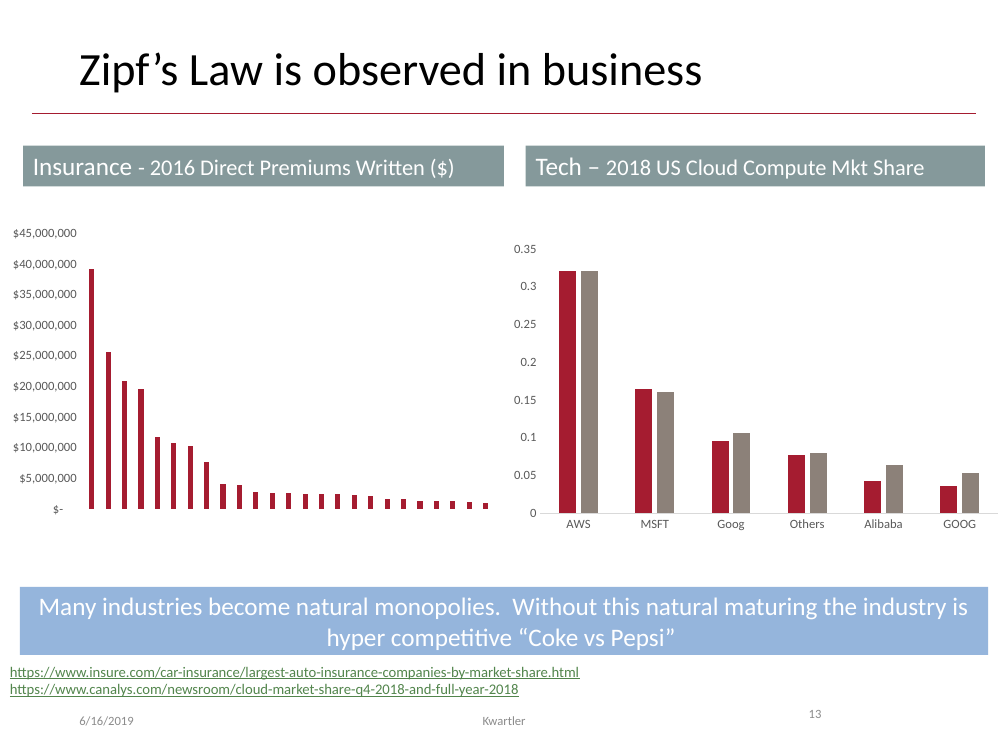
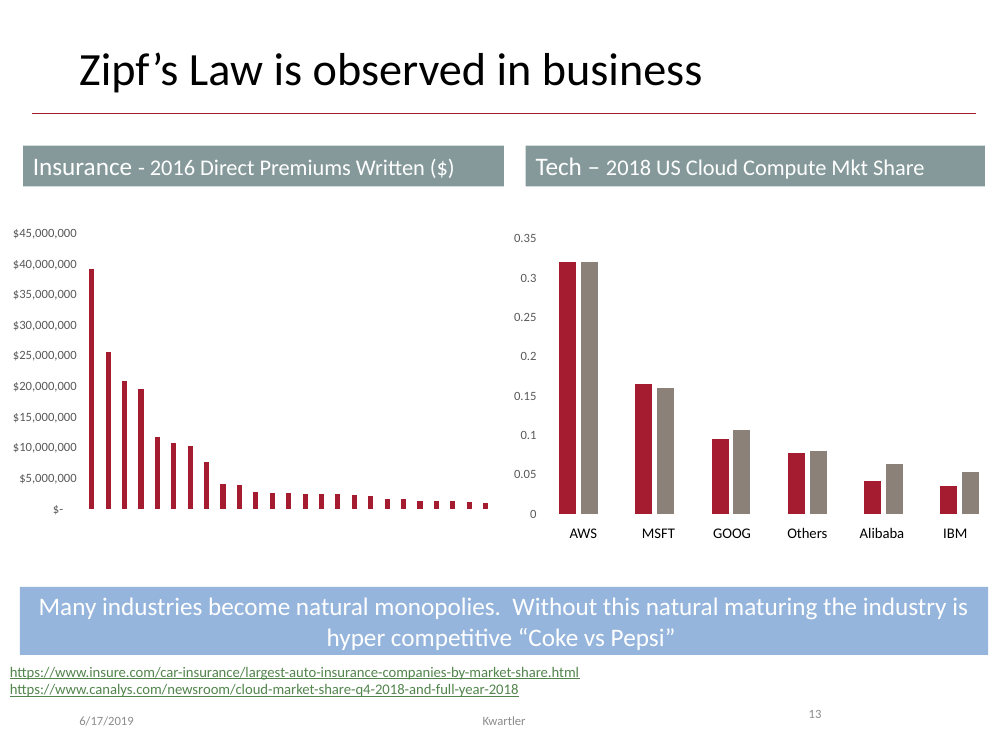
Before and after one commit to kwartler/GSERM_TextMining, a slide deck: slide 13 of B_Tuesday/GSERM_Tuesday_Basic_Visuals_v2.pptx. Drawn at 1008x756 pixels with LibreOffice and Linux fonts; fonts in the diff are those of the drawing; background and template pictures are left out. Boxes give left, top, right and bottom in pixels: in the first picture for what was removed or moved away, otherwise in the second. Text is boxed around its words. In the diff, an @@ line names an element or a change of style, - is before the commit and + after.

```diff
--- a/B_Tuesday/GSERM_Tuesday_Basic_Visuals_v2.pptx
+++ b/B_Tuesday/GSERM_Tuesday_Basic_Visuals_v2.pptx
@@ column chart at box(504, 225, 1008, 527) @@
-categories: AWS, MSFT, Goog, Others, Alibaba, GOOG
+categories: 1, 2, 3, 4, 5, 6
@@ category axis changed @@
@@ column chart: place and size @@
-column chart at box(504, 236, 1008, 538)
+column chart at box(504, 225, 1008, 527)
@@ text added at box(570, 528, 598, 538), 10.5 pt, text #000000 @@
+AWS
@@ text added at box(642, 528, 675, 538), 10.5 pt, text #000000 @@
+MSFT
@@ text added at box(713, 528, 751, 538), 10.5 pt, text #000000 @@
+GOOG
@@ text added at box(787, 527, 827, 538), 10.5 pt, text #000000 @@
+Others
@@ text added at box(860, 527, 904, 538), 10.5 pt, text #000000 @@
+Alibaba
@@ text added at box(943, 528, 967, 538), 10.5 pt, text #000000 @@
+IBM
@@ text at box(79, 716, 133, 726): text changed @@
-6/16/2019
+6/17/2019
```
Also in this commit, not shown: 66 other slides changed, 3 other files.
